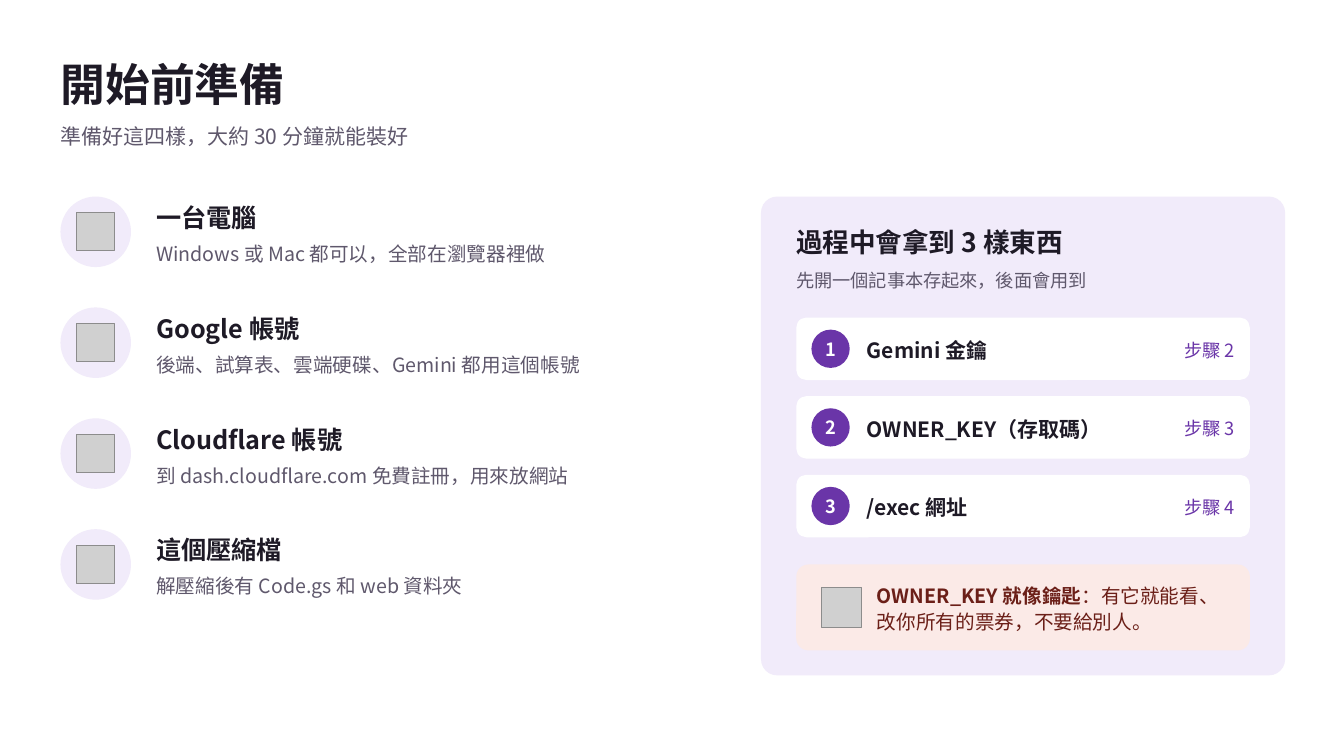
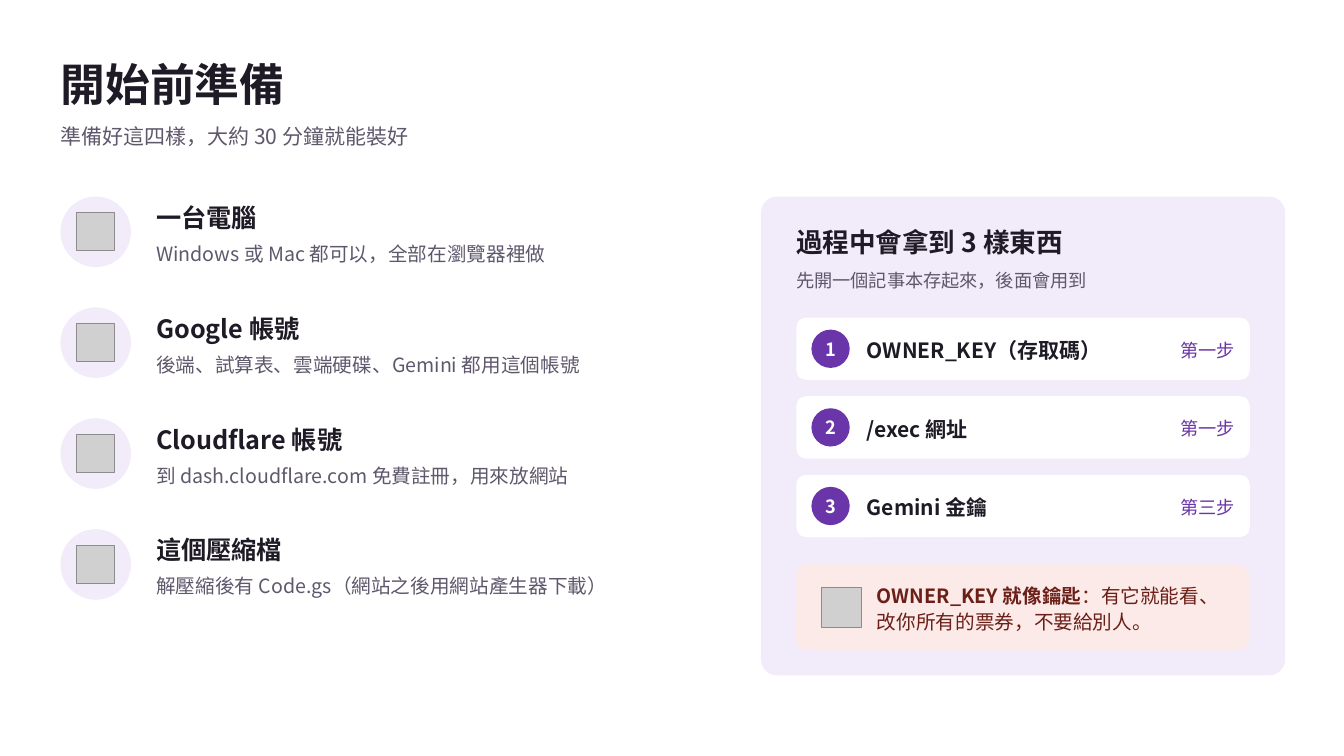
Before and after one commit to ktt823/ticket-wallet-kit, a slide deck: slide 3 of 票券-自己架一套/安裝說明.pptx. Drawn at 1344x756 pixels with LibreOffice and Linux fonts; fonts in the diff are those of the drawing; grey boxes stand for pictures. Boxes give left, top, right and bottom in pixels: in the first picture for what was removed or moved away, otherwise in the second. Text is boxed around its words. In the diff, an @@ line names an element or a change of style, - is before the commit and + after.

```diff
--- a/票券-自己架一套/安裝說明.pptx
+++ b/票券-自己架一套/安裝說明.pptx
@@ text "OWNER_KEY（存取碼）": place and size @@
-text "OWNER_KEY（存取碼）" at <box>867,419,1102,441</box>
+text "OWNER_KEY（存取碼）" at <box>867,340,1102,362</box>
@@ text at <box>1180,341,1234,359</box>: text changed @@
-步驟 2
+第一步
@@ text "/exec 網址": place and size @@
-text "/exec 網址" at <box>867,497,968,519</box>
+text "/exec 網址" at <box>867,419,968,441</box>
@@ text at <box>1180,419,1234,437</box>: text changed @@
-步驟 3
+第一步
@@ text "Gemini 金鑰": place and size @@
-text "Gemini 金鑰" at <box>867,337,987,363</box>
+text "Gemini 金鑰" at <box>867,495,987,521</box>
@@ text at <box>1180,498,1234,516</box>: text changed @@
-步驟 4
+第三步
@@ text at <box>156,576,607,598</box>: text changed @@
-解壓縮後有 Code.gs 和 web 資料夾
+解壓縮後有 Code.gs（網站之後用網站產生器下載）
```
Also in this commit, not shown: 10 other slides changed, 2 slides removed, 8 other files.
